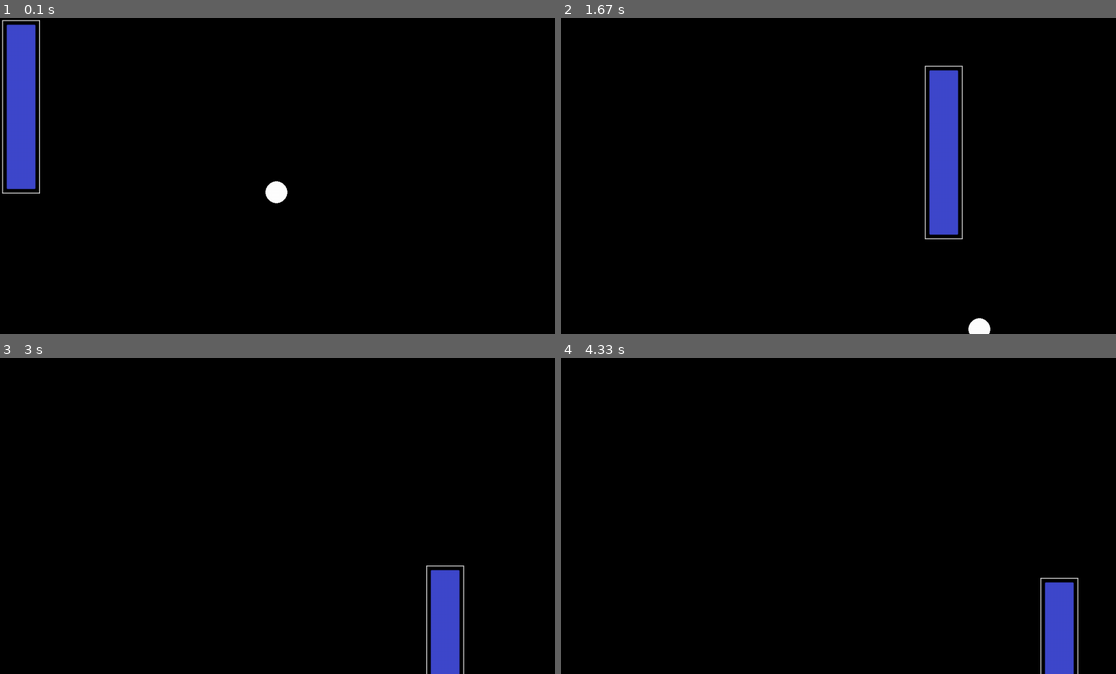
Above: before the commit, frames 1-4 (two rows, left to right).
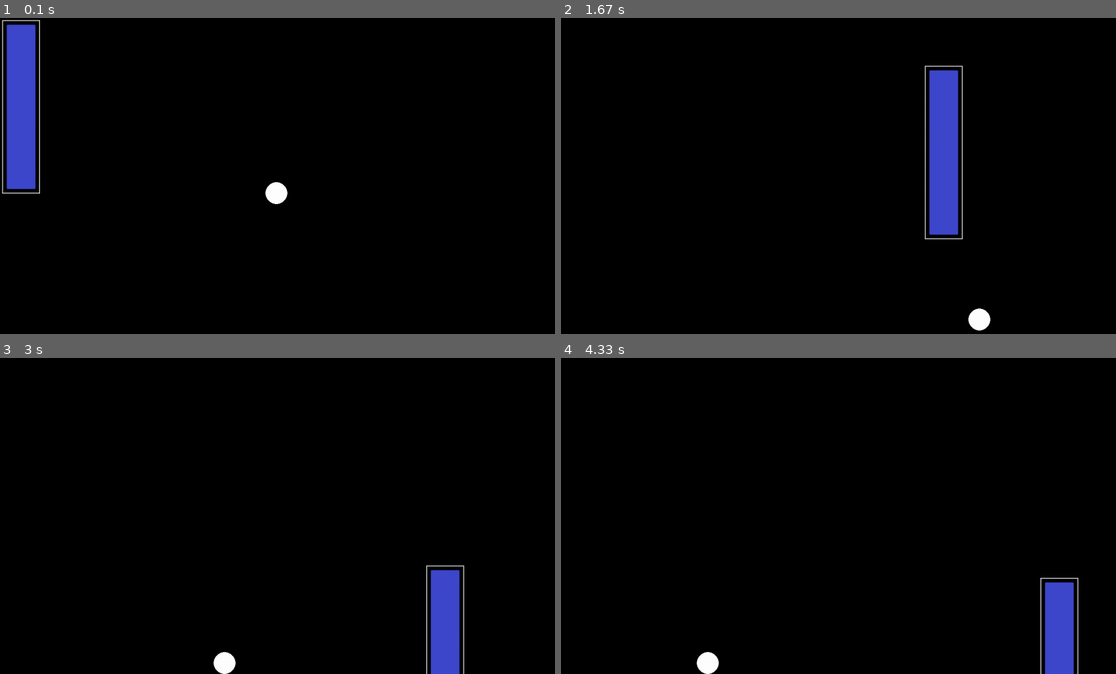
Above: after the commit, the same moments.

Repository: ErikoStrand/Realistic-Bounce-Pygame
Game: pygame game, started from main.py
Same seed, same stepped clock (60 frames per second), same inputs: the game is played once before the commit and once after it.
Inputs (mouse positions are in pixels of both pictures, inside the frame that each line leads up to):
- Up to frame 1 (0.1 s): no input
- Up to frame 2 (1.67 s): move the mouse to (821, 188) at 0.37 s; move the mouse to (705, 179) at 0.87 s; move the mouse to (927, 65) at 1.2 s
- Up to frame 3 (3 s): move the mouse to (294, 408) at 1.7 s; move the mouse to (288, 547) at 2.27 s; move the mouse to (427, 566) at 2.6 s
- Up to frame 4 (4.33 s): move the mouse to (988, 487) at 3.03 s; move the mouse to (1049, 490) at 3.43 s; move the mouse to (1038, 579) at 4.1 s

The runs differ from the first frame. In frame 1, less than 0.1% of the frame differs, in the area x 47-52%, y 51-59%; in frame 2, 0.2%; in frame 3, 0.2%, in the area x 38-43%, y 92-100%; in frame 4, 0.2%.

Commit message:
fixed the headache of gravity.

Diff:
--- a/main.py
+++ b/main.py
@@ -6,7 +6,7 @@
 WIDTH, HEIGHT = infoObject.current_w, infoObject.current_h
 pygame.event.set_allowed([pygame.MOUSEBUTTONDOWN])
 board = pygame.image.load("board.png")
-DISPLAY = pygame.display.set_mode((WIDTH, HEIGHT))
+display = pygame.display.set_mode((WIDTH, HEIGHT))
 clock = pygame.time.Clock()
 BACKGROUND = (0, 0, 0)
 BALLS = []
@@ -34,10 +34,15 @@
         if -1 < self.velocityX < 1:
             self.velocityX = 0
 
+        if self.velocityY <= 0:
+            self.velocityY += self.fallspeed * dt * 1.7
+        if self.velocityY >= 0:
+            self.velocityY += self.fallspeed * dt
+        self.rect.y = (self.rect.y) + self.velocityY
         self.velocityX -= self.airRes * dt
-        self.velocityY += self.fallspeed
-        self.rect.y = self.rect.y + (self.velocityY * dt)
         self.rect.x = self.rect.x - (self.velocityX * dt)
+
+        print(self.velocityY, self.rect.y)
 
     def draw(self):
         pygame.draw.circle(self.display, (255, 255, 255), (self.rect.center), self.rect.width/2)
@@ -50,9 +55,9 @@
         if event.type == pygame.MOUSEBUTTONDOWN:
             sys.exit()
 
-    DISPLAY.fill(BACKGROUND)
+    display.fill(BACKGROUND)
     if BALLS_AMOUNT > len(BALLS):
-        BALLS.append(ball((WIDTH/2, HEIGHT/2, 50, 50), DISPLAY, 200))
+        BALLS.append(ball((WIDTH/2, HEIGHT/2, 50, 50), display, 200))
     for balls in BALLS:
         balls.update(dt)
         balls.draw()
@@ -63,6 +68,6 @@
 
     # temp work around
     #DISPLAY.blit(pygame.transform.rotate(DISPLAY, 180), (0, 0))
-    DISPLAY.blit(board, pygame.mouse.get_pos())
+    display.blit(board, pygame.mouse.get_pos())
 
     pygame.display.flip()
